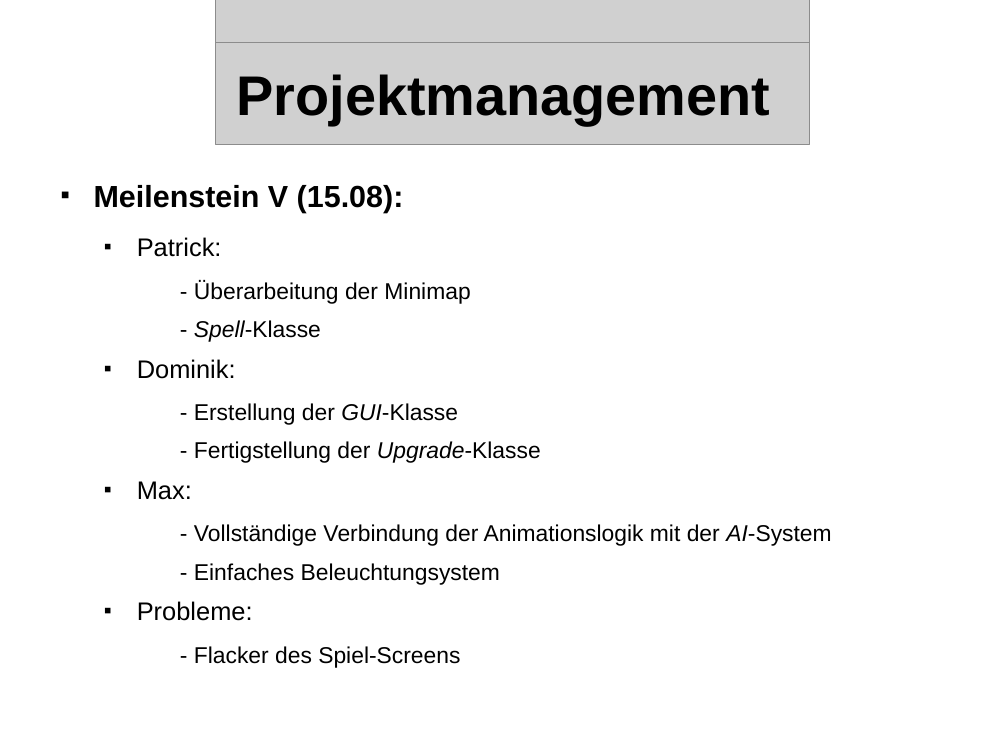
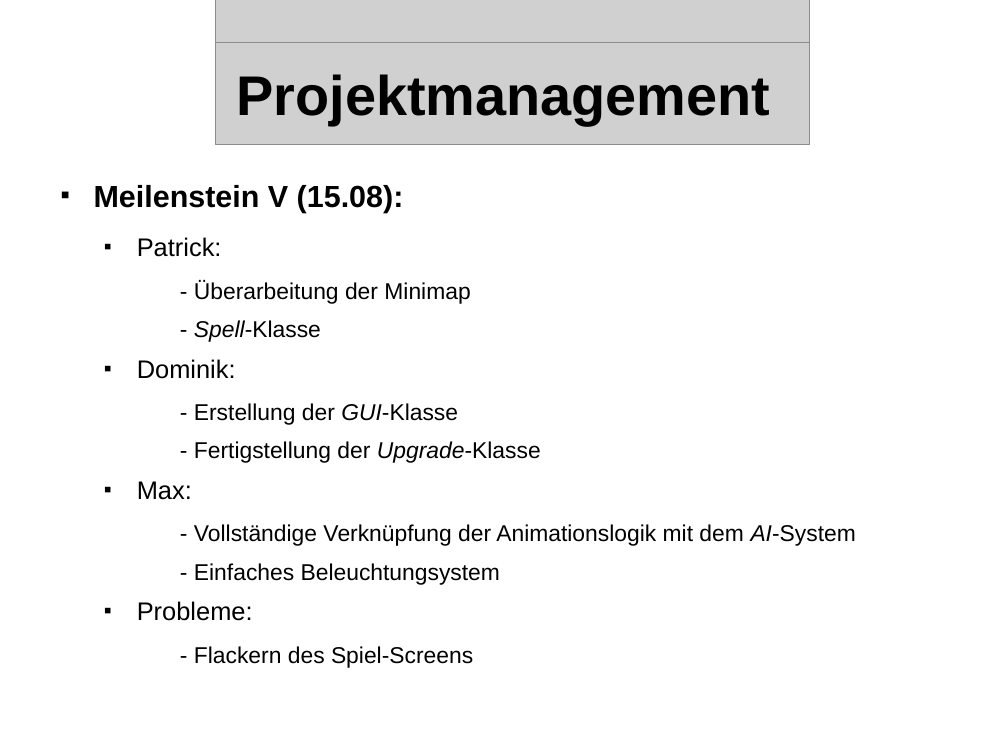
Before and after one commit to streber91/3D-Game-Project, a slide deck: slide 10 of Documents/Präsentationen/Underlord Abschlusspräsentation.odp (slide 9 before the commit). Drawn at 1008x756 pixels with LibreOffice and Linux fonts; fonts in the diff are those of the drawing; grey boxes stand for pictures; background and template pictures are left out. Boxes give left, top, right and bottom in pixels: in the first picture for what was removed or moved away, otherwise in the second. Text is boxed around its words. In the diff, an @@ line names an element or a change of style, - is before the commit and + after.

```diff
--- a/Documents/Präsentationen/Underlord Abschlusspräsentation.odp
+++ b/Documents/Präsentationen/Underlord Abschlusspräsentation.odp
@@ text at bbox=[194, 524, 856, 546]: text changed @@
-    - Vollständige Verbindung der Animationslogik mit der AI-System
+    - Vollständige Verknüpfung der Animationslogik mit dem AI-System
@@ text at bbox=[194, 646, 473, 668]: text changed @@
-    - Flacker des Spiel-Screens
+    - Flackern des Spiel-Screens
```
Also in this commit, not shown: 11 other slides changed, 5 slides added, 7 slides removed.
